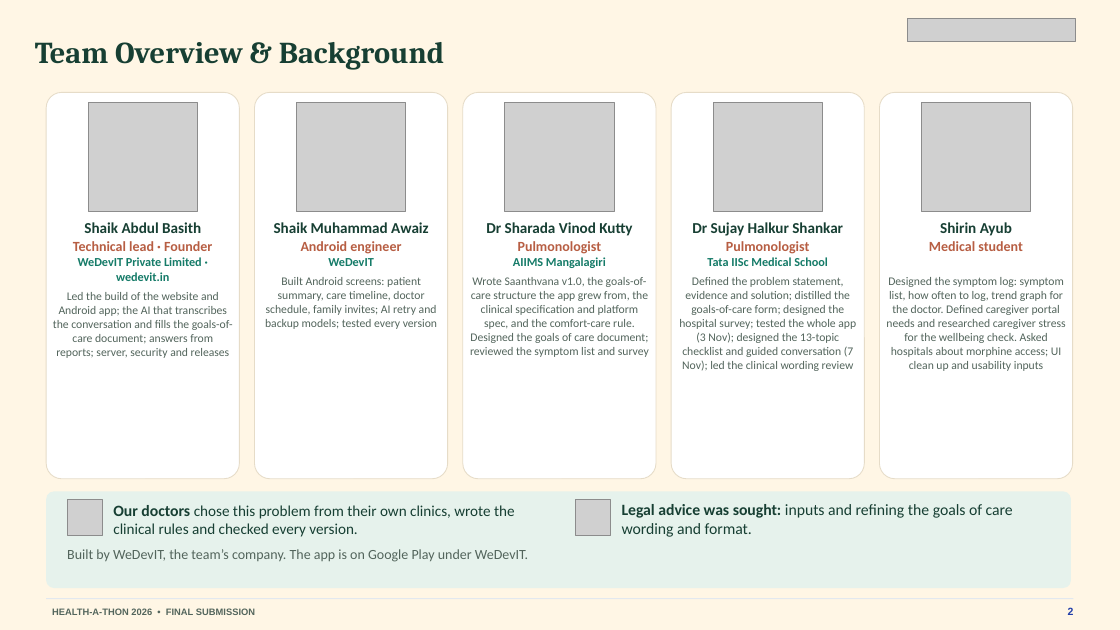
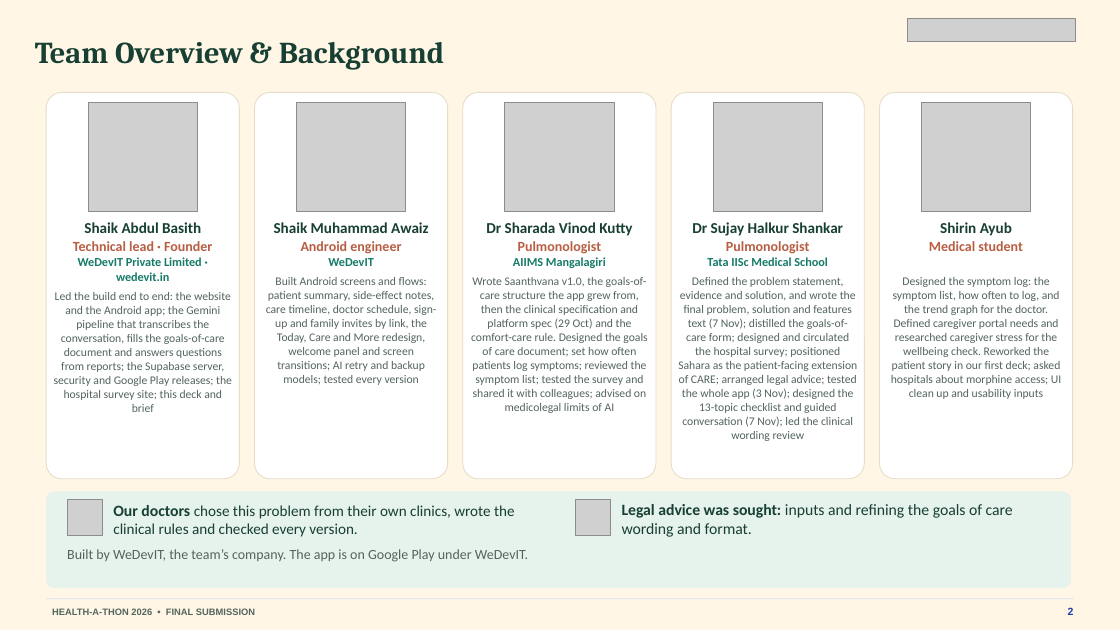
Before and after one commit to basithladdu/healthathon, a slide deck: slide 2 of output/final-submission/Sahara-Final-Presentation.pptx. Drawn at 1120x630 pixels with LibreOffice and Linux fonts; fonts in the diff are those of the drawing; grey boxes stand for pictures. Boxes give left, top, right and bottom in pixels: in the first picture for what was removed or moved away, otherwise in the second. Text is boxed around its words. In the diff, an @@ line names an element or a change of style, - is before the commit and + after.

```diff
--- a/output/final-submission/Sahara-Final-Presentation.pptx
+++ b/output/final-submission/Sahara-Final-Presentation.pptx
@@ text at [54,292,232,412]: text changed @@
-Led the build of the website and Android app; the AI that transcribes the conversation and fills the goals-of-care document; answers from reports; server, security and releases
+Led the build end to end: the website and the Android app; the Gemini pipeline that transcribes the conversation, fills the goals-of-care document and answers questions from reports; the Supabase server, security and Google Play releases; the hospital survey site; this deck and brief
@@ text at [266,277,436,385]: text changed @@
-Built Android screens: patient summary, care timeline, doctor schedule, family invites; AI retry and backup models; tested every version
+Built Android screens and flows: patient summary, side-effect notes, care timeline, doctor schedule, sign-up and family invites by link, the Today, Care and More redesign, welcome panel and screen transitions; AI retry and backup models; tested every version
@@ text at [471,277,647,413]: text changed @@
-Wrote Saanthvana v1.0, the goals-of-care structure the app grew from, the clinical specification and platform spec, and the comfort-care rule. Designed the goals of care document; reviewed the symptom list and survey
+Wrote Saanthvana v1.0, the goals-of-care structure the app grew from, then the clinical specification and platform spec (29 Oct) and the comfort-care rule. Designed the goals of care document; set how often patients log symptoms; reviewed the symptom list; tested the survey and shared it with colleagues; advised on medicolegal limits of AI
@@ text at [678,277,857,441]: text changed @@
-Defined the problem statement, evidence and solution; distilled the goals-of-care form; designed the hospital survey; tested the whole app (3 Nov); designed the 13-topic checklist and guided conversation (7 Nov); led the clinical wording review
+Defined the problem statement, evidence and solution, and wrote the final problem, solution and features text (7 Nov); distilled the goals-of-care form; designed and circulated the hospital survey; positioned Sahara as the patient-facing extension of CARE; arranged legal advice; tested the whole app (3 Nov); designed the 13-topic checklist and guided conversation (7 Nov); led the clinical wording review
@@ text at [891,277,1061,399]: text changed @@
-Designed the symptom log: symptom list, how often to log, trend graph for the doctor. Defined caregiver portal needs and researched caregiver stress for the wellbeing check. Asked hospitals about morphine access; UI clean up and usability inputs
+Designed the symptom log: the symptom list, how often to log, and the trend graph for the doctor. Defined caregiver portal needs and researched caregiver stress for the wellbeing check. Reworked the patient story in our first deck; asked hospitals about morphine access; UI clean up and usability inputs
```
Also in this commit, not shown: 7 other slides changed, 6 other files.
